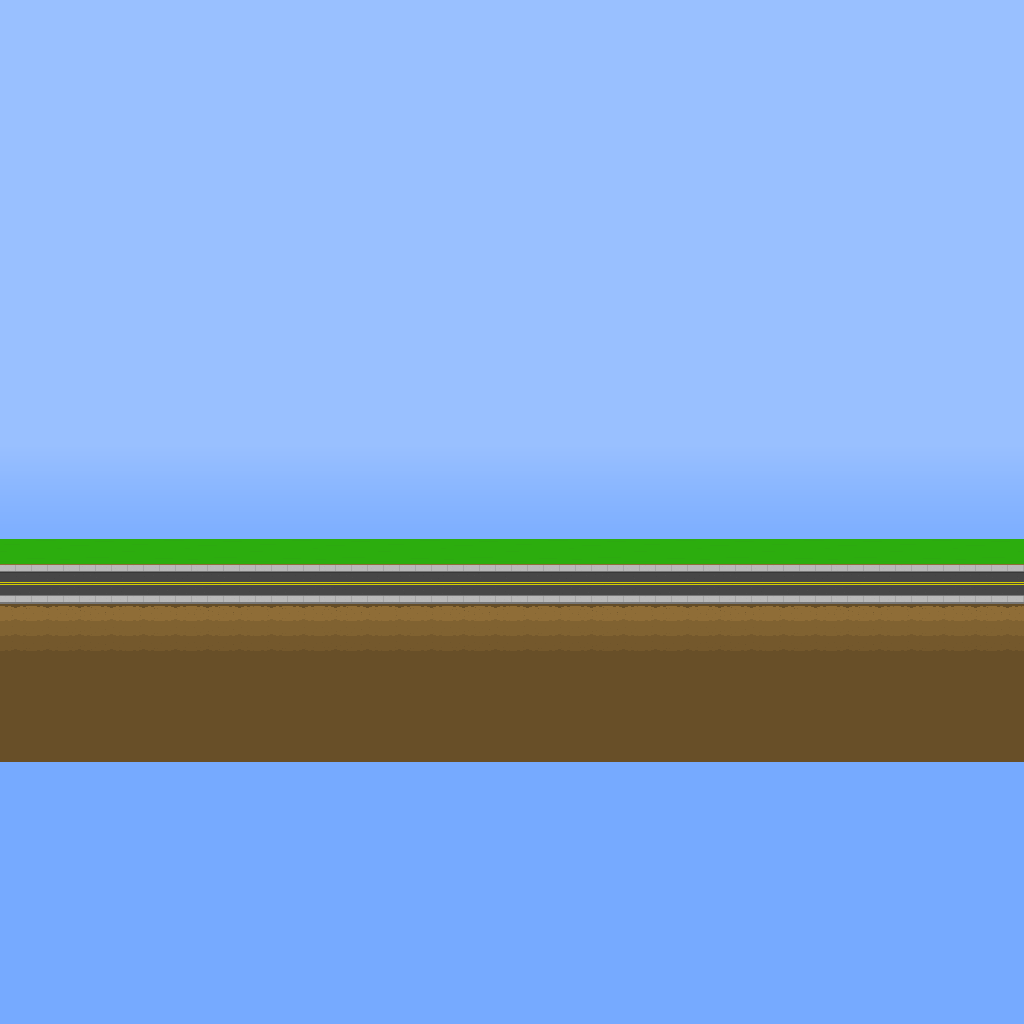
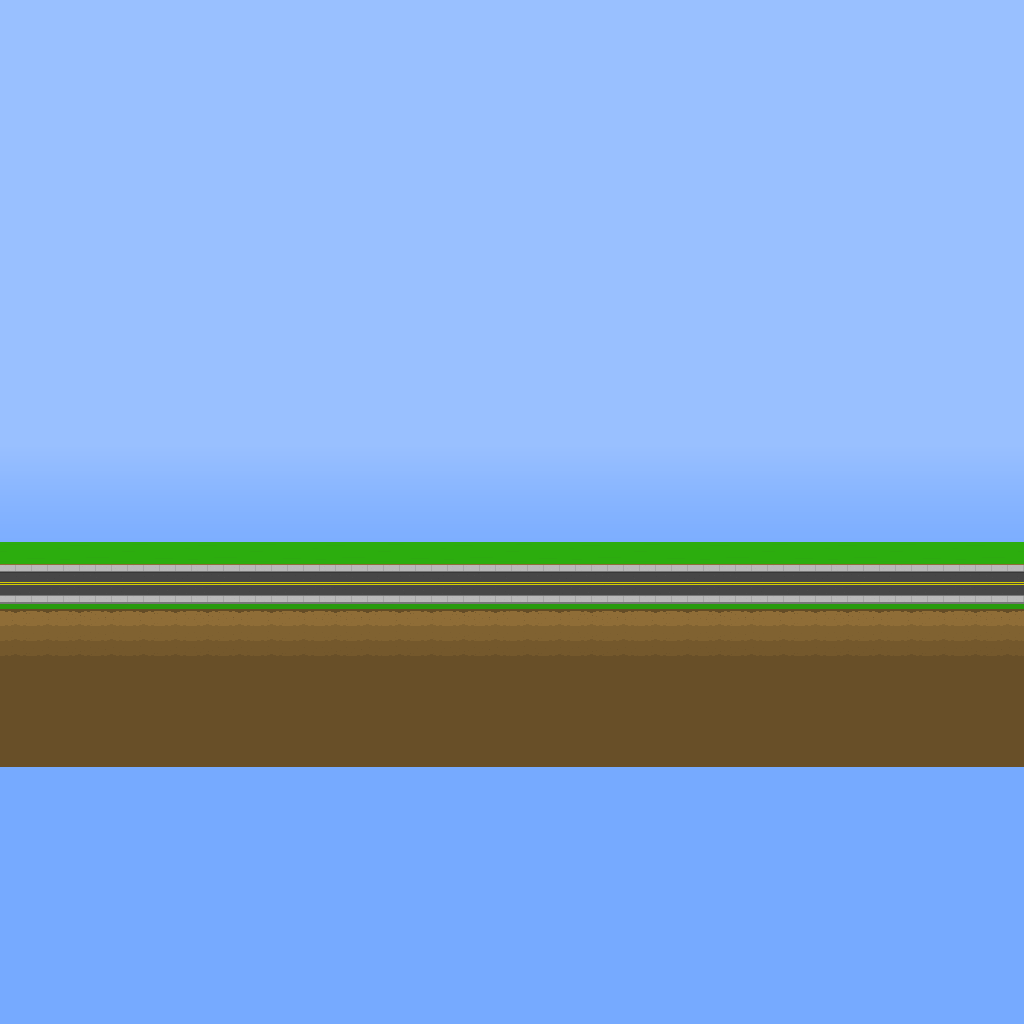
The second 1024 × 1024 image is a revision of the first. Changes to its layers:
painted on "Layer 1" over (0, 539, 1024, 767)
